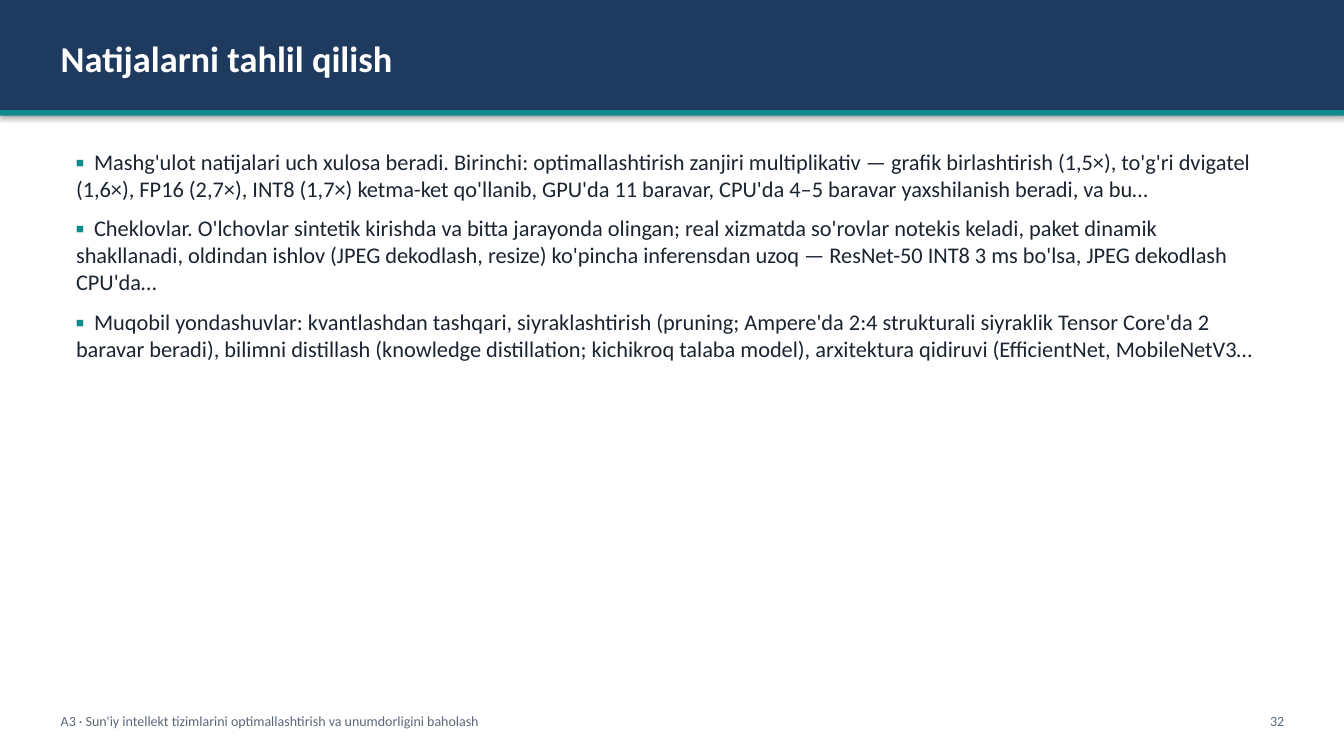
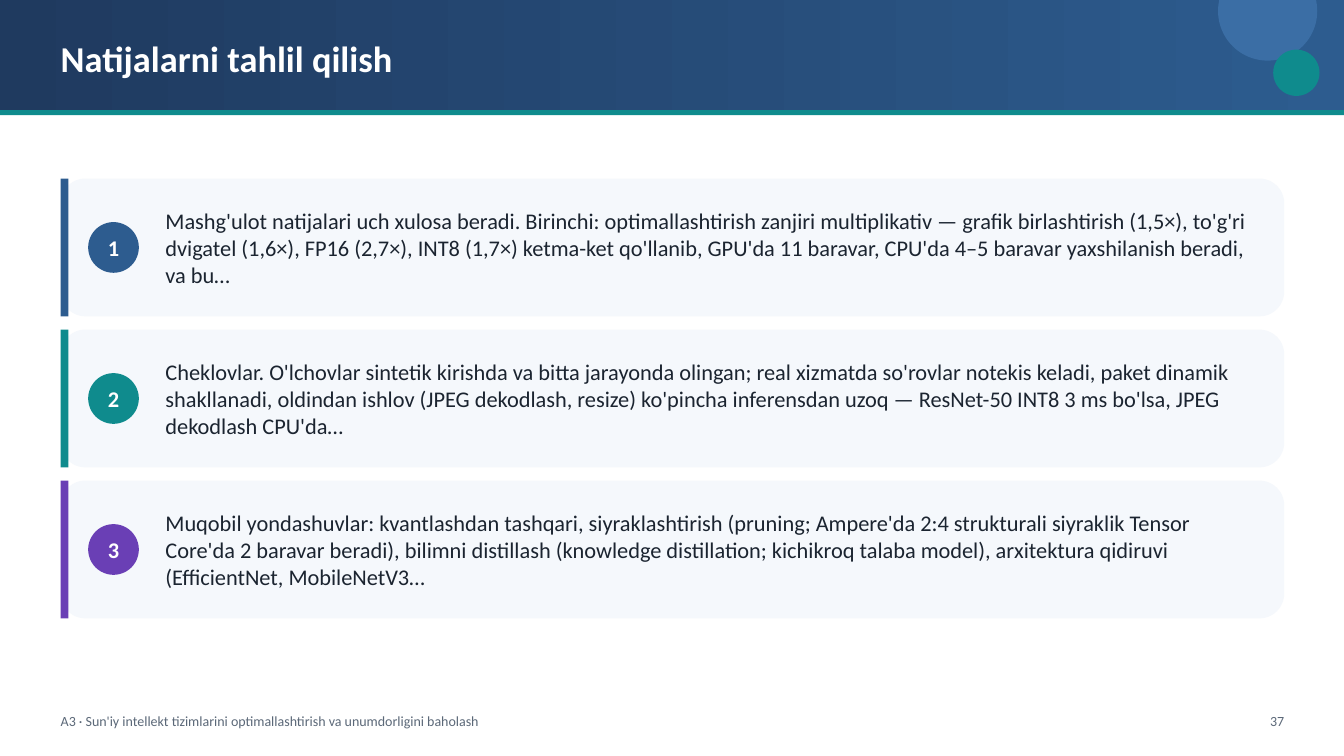
Before and after one commit to sayka7/ktm_labs, a slide deck: slide 37 of slaydlar/A3.pptx (slide 32 before the commit). Drawn at 1344x756 pixels with LibreOffice and Linux fonts; fonts in the diff are those of the drawing. Boxes give left, top, right and bottom in pixels: in the first picture for what was removed or moved away, otherwise in the second. Text is boxed around its words. In the diff, an @@ line names an element or a change of style, - is before the commit and + after.

```diff
--- a/slaydlar/A3.pptx
+++ b/slaydlar/A3.pptx
@@ rectangle at [0,0,1344,110]: fill #1F3A5F to gradient #1F3A5F to #2D5C8F; shadow off @@
@@ ellipse added at [1218,0,1317,60], fill #3B6EA5 @@
@@ ellipse added at [1273,49,1320,96], fill #0F8B8D @@
@@ rectangle at [0,110,1344,115]: shadow off @@
@@ rounded rectangle added at [60,178,1285,317], fill #F5F8FC @@
@@ rectangle added at [60,178,69,317], fill #2D5C8F @@
@@ ellipse added at [88,222,138,272], fill #2D5C8F, 16 pt, text #FFFFFF, bold @@
+1
@@ text added at [165,213,1245,283], 16 pt, text #1B2430 @@
+Mashg'ulot natijalari uch xulosa beradi. Birinchi: optimallashtirish zanjiri multiplikativ — grafik birlashtirish (1,5×), to'g'ri dvigatel (1,6×), FP16 (2,7×), INT8 (1,7×) ketma-ket qo'llanib, GPU'da 11 baravar, CPU'da 4–5 baravar yaxshilanish beradi, va bu…
@@ rounded rectangle added at [60,330,1285,468], fill #F5F8FC @@
@@ rectangle added at [60,330,69,468], fill #0F8B8D @@
@@ text "Cheklovlar. O'lchovlar sintetik kirishda va ..." at [165,364,1228,434]: vertical alignment top to middle @@
@@ ellipse added at [88,373,138,423], fill #0F8B8D, 16 pt, text #FFFFFF, bold @@
+2
@@ text at [165,364,1228,434]: text changed @@
-▪ Mashg'ulot natijalari uch xulosa beradi. Birinchi: optimallashtirish zanjiri multiplikativ — grafik birlashtirish (1,5×), to'g'ri dvigatel (1,6×), FP16 (2,7×), INT8 (1,7×) ketma-ket qo'llanib, GPU'da 11 baravar, CPU'da 4–5 baravar yaxshilanish beradi, va bu…
-▪ Cheklovlar. O'lchovlar sintetik kirishda va bitta jarayonda olingan; real xizmatda so'rovlar notekis keladi, paket dinamik shakllanadi, oldindan ishlov (JPEG dekodlash, resize) ko'pincha inferensdan uzoq — ResNet-50 INT8 3 ms bo'lsa, JPEG dekodlash CPU'da…
-▪ Muqobil yondashuvlar: kvantlashdan tashqari, siyraklashtirish (pruning; Ampere'da 2:4 strukturali siyraklik Tensor Core'da 2 baravar beradi), bilimni distillash (knowledge distillation; kichikroq talaba model), arxitektura qidiruvi (EfficientNet, MobileNetV3…
+Cheklovlar. O'lchovlar sintetik kirishda va bitta jarayonda olingan; real xizmatda so'rovlar notekis keladi, paket dinamik shakllanadi, oldindan ishlov (JPEG dekodlash, resize) ko'pincha inferensdan uzoq — ResNet-50 INT8 3 ms bo'lsa, JPEG dekodlash CPU'da…
@@ rounded rectangle added at [60,481,1285,619], fill #F5F8FC @@
@@ rectangle added at [60,481,69,619], fill #6A3FB5 @@
@@ ellipse added at [88,524,138,575], fill #6A3FB5, 16 pt, text #FFFFFF, bold @@
+3
@@ text added at [165,515,1190,588], 16 pt, text #1B2430 @@
+Muqobil yondashuvlar: kvantlashdan tashqari, siyraklashtirish (pruning; Ampere'da 2:4 strukturali siyraklik Tensor Core'da 2 baravar beradi), bilimni distillash (knowledge distillation; kichikroq talaba model), arxitektura qidiruvi (EfficientNet, MobileNetV3…
@@ text at [1270,717,1284,726]: text changed @@
-32
+37
```
Also in this commit, not shown: 42 other slides changed, 12 slides added, 21 other files.
